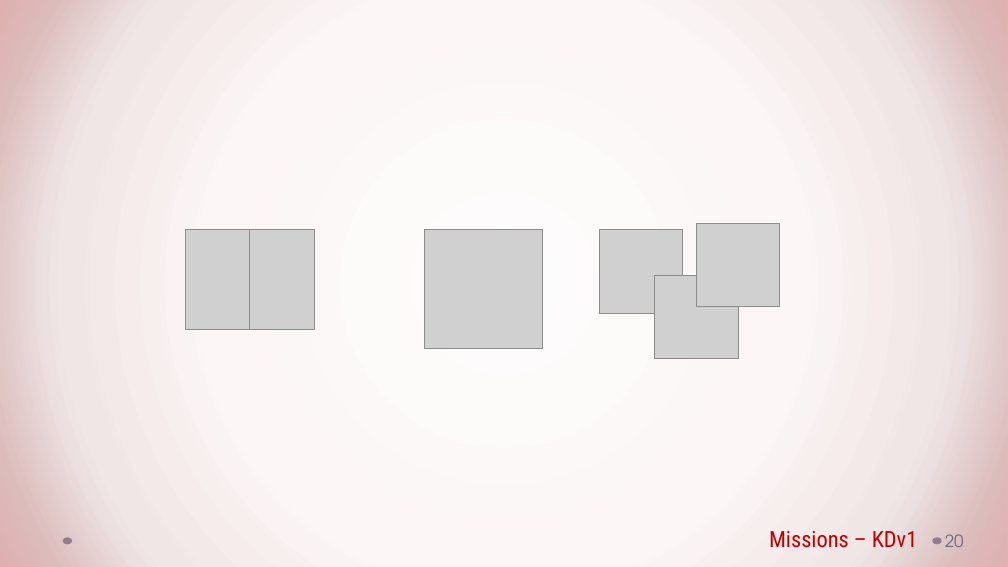
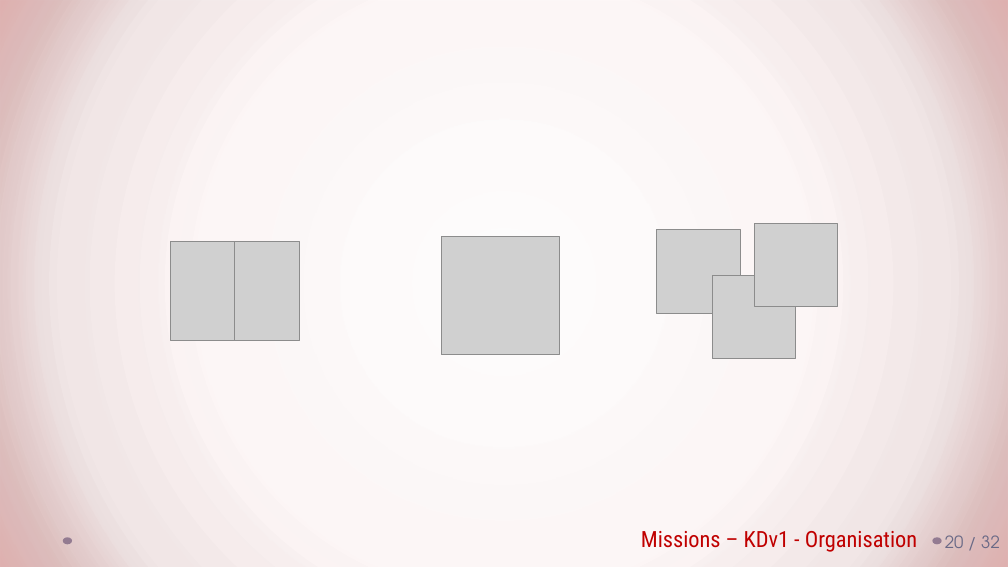
Before and after one commit to Mekiis/LP, a slide deck: slide 21 of BreakFirst - Rapport.pptx (slide 20 before the commit). Drawn at 1008x567 pixels with LibreOffice and Linux fonts; fonts in the diff are those of the drawing; grey boxes stand for pictures; background and template pictures are left out. Boxes give left, top, right and bottom in pixels: in the first picture for what was removed or moved away, otherwise in the second. Text is boxed around its words. In the diff, an @@ line names an element or a change of style, - is before the commit and + after.

Commit message:
Final version of the presentation

```diff
--- a/BreakFirst - Rapport.pptx
+++ b/BreakFirst - Rapport.pptx
@@ picture: place and size @@
-picture at (424, 230, 542, 348)
+picture at (442, 237, 559, 355)
@@ picture: place and size @@
-picture at (599, 230, 682, 313)
+picture at (657, 230, 741, 313)
@@ picture: place and size @@
-picture at (697, 224, 780, 307)
+picture at (754, 224, 838, 307)
@@ picture: place and size @@
-picture at (185, 230, 250, 330)
+picture at (170, 241, 235, 341)
@@ picture: place and size @@
-picture at (250, 230, 314, 330)
+picture at (235, 241, 299, 341)
@@ picture: place and size @@
-picture at (655, 275, 739, 359)
+picture at (713, 275, 796, 359)
@@ text at (641, 531, 917, 552): text changed @@
-Missions – KDv1
+Missions – KDv1 - Organisation
@@ page number at (945, 535, 1000, 548): text changed @@
-20
+20 / 32
```
Also in this commit, not shown: 20 other slides changed, 13 slides added, 7 slides removed.
